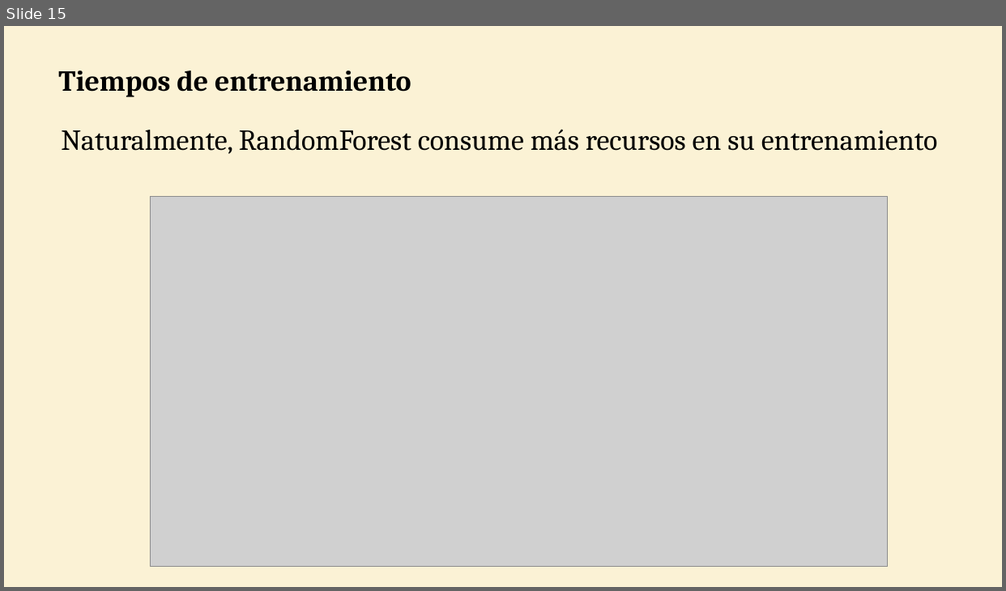
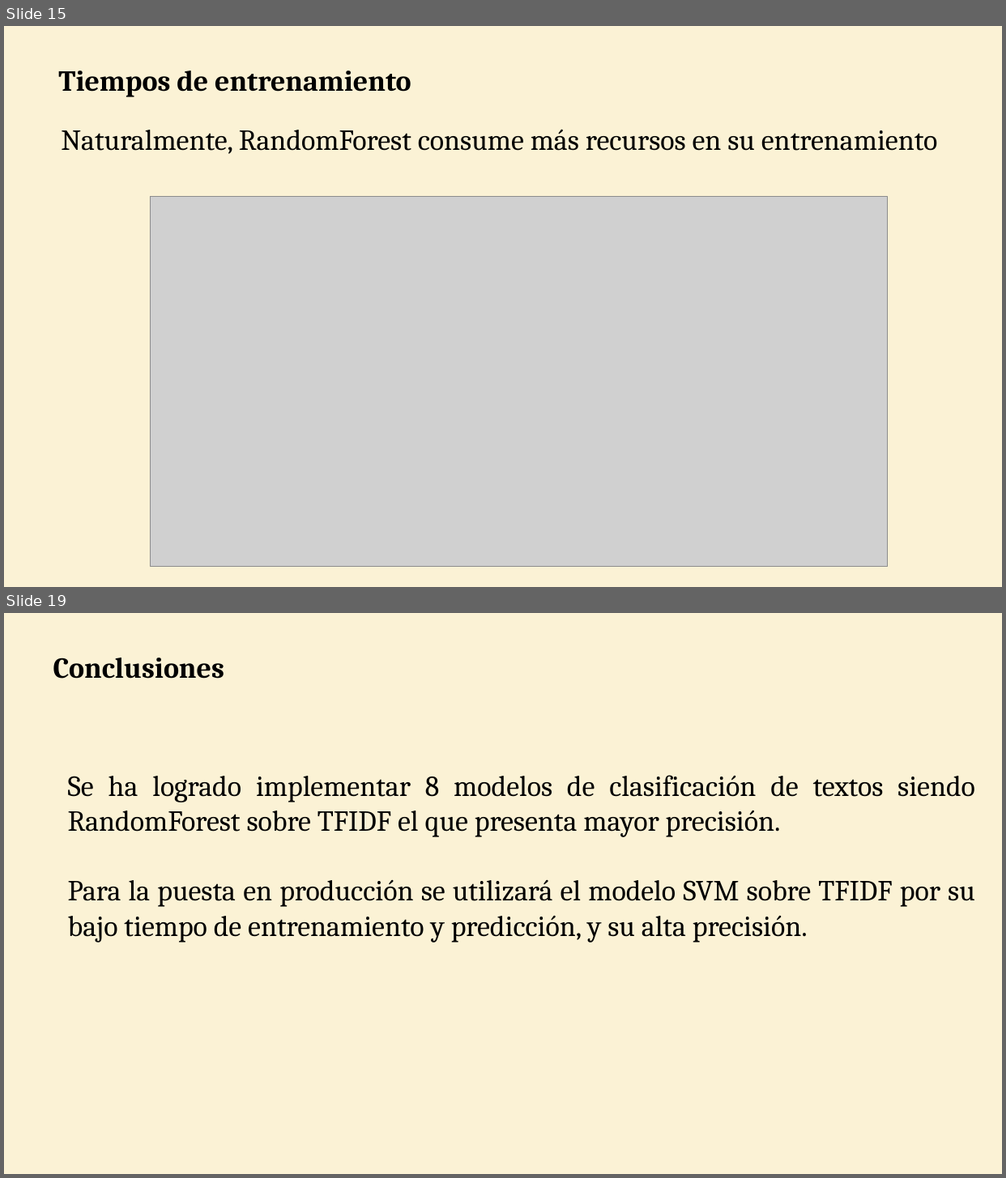
Before and after one commit to WilderGitHub/MCD, a slide deck: II. 08 Minería de Datos II/Proyecto Final.pptx. Shown one above the other, each under a label of ours: slide 15 before the commit, slides 15 and 19 after it; the slides between them are not shown. The pictures are 1006x591 and 1006x1178 pixels, drawn with LibreOffice and Linux fonts; fonts in the diff are those of the drawing; grey boxes stand for pictures. Boxes give left, top, right and bottom in pixels: in the first picture for what was removed or moved away, otherwise in the second. Text is boxed around its words. In the diff, an @@ line names an element or a change of style, - is before the commit and + after.

Commit message:
ya casi listo para exponer

```diff
--- a/II. 08 Minería de Datos II/Proyecto Final.pptx
+++ b/II. 08 Minería de Datos II/Proyecto Final.pptx
@@ slide 19 added at (4,613,1002,1174), background #F7DD93 at 38% opacity @@
@@ text added at (53,658,224,679), 28 pt, text #000000, bold @@
+Conclusiones
@@ text added at (68,775,975,943), 28 pt, text #000000 @@
+Se ha logrado implementar 8 modelos de clasificación de textos siendo RandomForest sobre TFIDF el que presenta mayor precisión.
+Para la puesta en producción se utilizará el modelo SVM sobre TFIDF por su bajo tiempo de entrenamiento y predicción, y su alta precisión.
```
Also in this commit, not shown: 5 slides changed, 8 other slides added, 16 slides removed, 1 other file.
